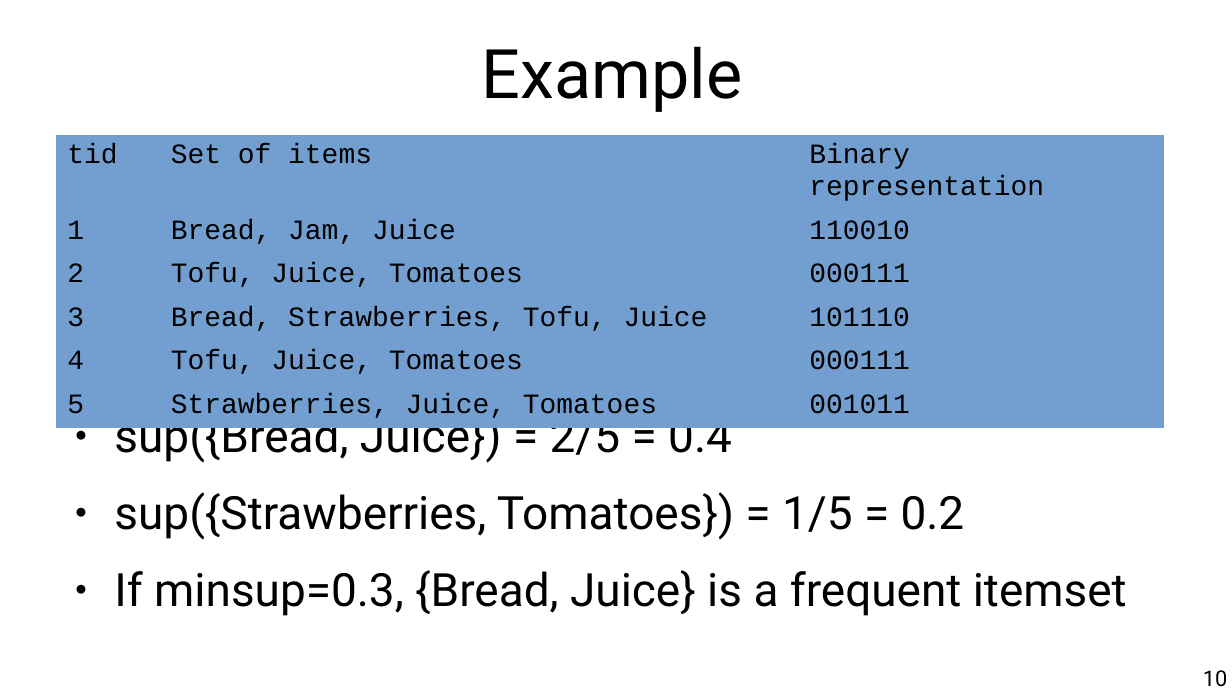
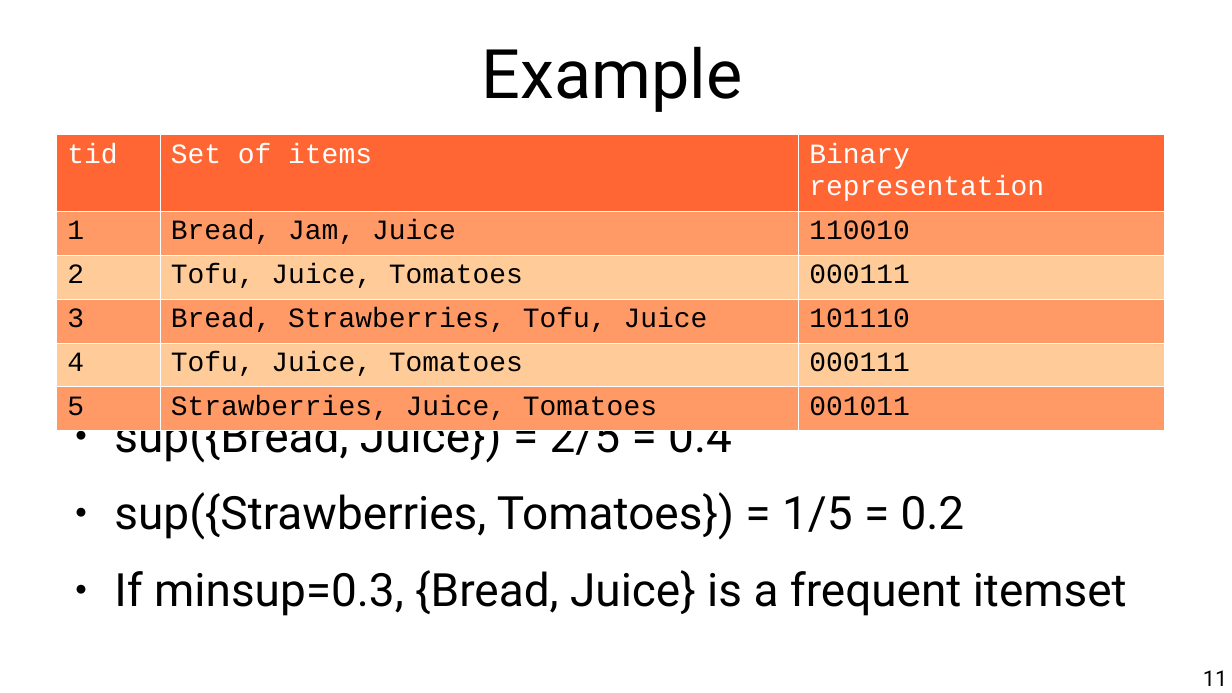
Before and after one commit to chatox/data-mining-course, a slide deck: slide 11 of theory/tt05_itemsets.odp (slide 10 before the commit). Drawn at 1232x693 pixels with LibreOffice and Linux fonts; fonts in the diff are those of the drawing. Boxes give left, top, right and bottom in pixels: in the first picture for what was removed or moved away, otherwise in the second. Text is boxed around its words. In the diff, an @@ line names an element or a change of style, - is before the commit and + after.

```diff
--- a/theory/tt05_itemsets.odp
+++ b/theory/tt05_itemsets.odp
@@ table at (57,134,1165,424) @@
@@ fill #729FCF to #FF6633 in row 1 @@
@@ fill #729FCF to #FF9966 in 9 cells @@
@@ fill #729FCF to #FFCC99 in 6 cells @@
@@ text colour #000000 to #FFFFFF in "tid", "Set of items", "Binary representation" @@
@@ borders changed @@
@@ page number at (1203,670,1227,686): text changed @@
-10
+11
```
Also in this commit, not shown: 11 other slides changed, 1 slide added, 1 other file.
